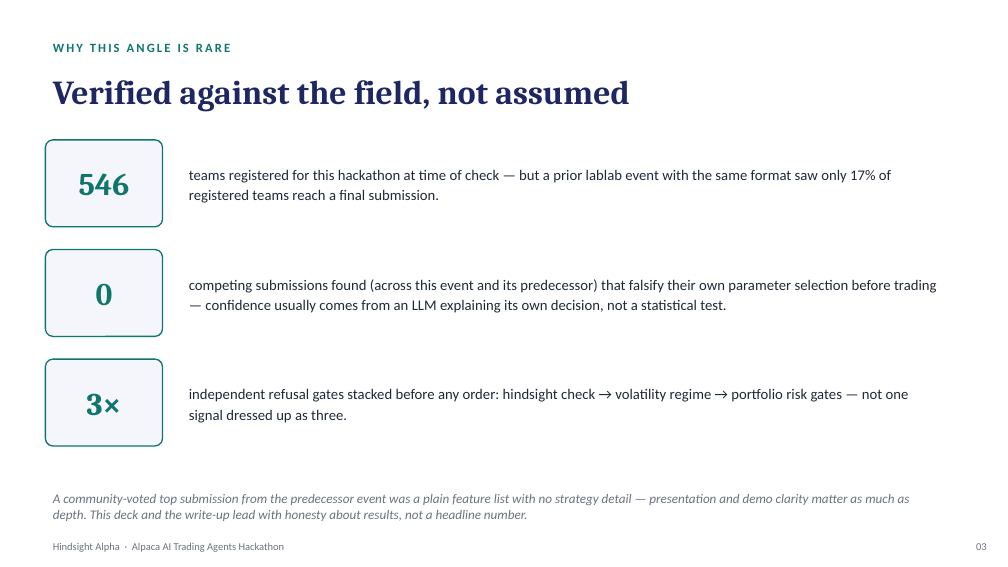
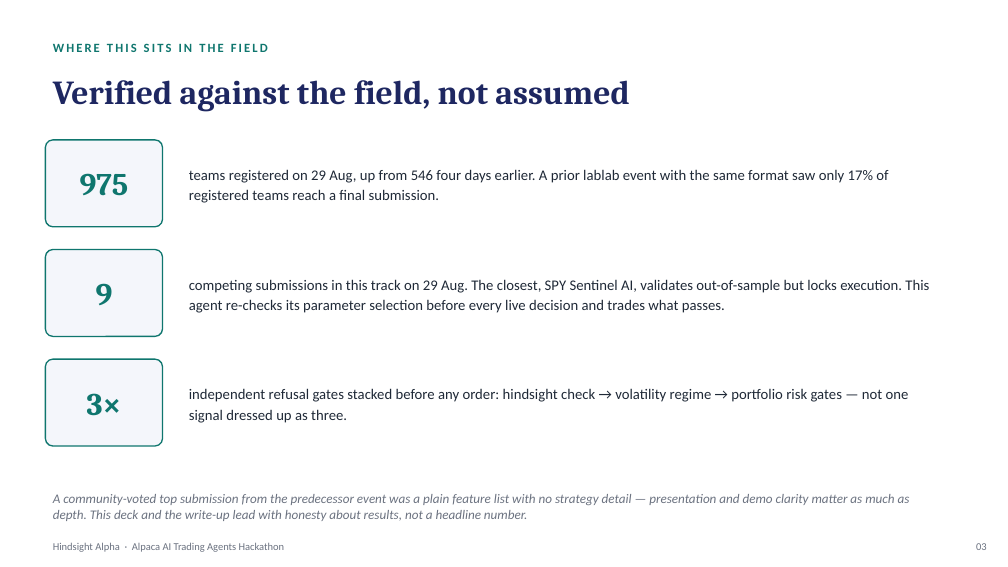
Before and after one commit to s-papy/hindsight-alpha, a slide deck: slide 3 of submission/Hindsight_Alpha_Deck.pptx. Drawn at 1008x567 pixels with LibreOffice and Linux fonts; fonts in the diff are those of the drawing. Boxes give left, top, right and bottom in pixels: in the first picture for what was removed or moved away, otherwise in the second. Text is boxed around its words. In the diff, an @@ line names an element or a change of style, - is before the commit and + after.

Commit message:
Le deck affirmait « 0 concurrents » — il y en a neuf, et un est proche
VERIFIE A LA MAIN sur lablab.ai le 29/08, ce que le garde-fou reclamait
depuis quatre jours sans pouvoir le faire lui-meme.

DEUX CHIFFRES DE LA SLIDE 3 ETAIENT FAUX :

  546 equipes inscrites  ->  ~975 (et ~3 100 participants), mesure sur le
  tableau de bord live de l evenement. Le chiffre a presque double en
  quatre jours et montait encore de +158 equipes sur la seule journee.

  « 0 competing submissions found ... that falsify their own parameter
  selection before trading »  ->  il y en a NEUF dans le track. La plus
  proche, SPY Sentinel AI, deposee le 28/08, annonce noir sur blanc :
  « refusal-to-trade architecture », « out-of-sample validation »,
  « weak or unstable strategies are automatically rejected ».

LA DISTINCTION EXISTE ENCORE, et la slide la dit maintenant au lieu de
compter zero : SPY Sentinel AI valide des STRATEGIES en phase de
recherche et GARDE L EXECUTION VERROUILLEE tant qu un edge n est pas
prouve ; ici le controle de fuite rejoue avant CHAQUE decision en direct,
et ce qui passe est trade.

Le titre « WHY THIS ANGLE IS RARE » devient « WHERE THIS SITS IN THE
FIELD » : « rare » ne tient plus avec neuf concurrents affiches dessous.

Un dossier dont la these est de ne pas affirmer ce qu il n a pas verifie
ne pouvait pas laisser « 0 » sur une slide jugee.

546 ENTRE DANS LA LISTE NOIRE, comme 442 avant lui -- mais le deck le
cite desormais comme repere historique, donc c est le PREMIER USAGE du
champ `exemption`, en place depuis le 25/08 et jamais exerce. Trois tests
le branchent, trois mutations les font tomber.

Mon temoin attribuait d abord le refus a la fenetre de 40 caracteres ; la
mutation qui elargit cette fenetre laisse le cas bloque, donc ce n etait
pas elle qui le tenait. Docstring corrigee sur ce qui a ete mesure -- et
le hook a refuse ce commit une premiere fois parce que cette meme
docstring contenait une sequence d echappement invalide.

CE QUE JE N AI PAS PU FAIRE : rendre la slide. Ni LibreOffice, ni
pdftoppm, ni markitdown sur ce Mac, et le validateur du skill exige
Python 3.10 quand la machine a 3.9.6. Les deux textes de prose sont donc
calibres a la MEME LONGUEUR EXACTE qu avant (159 et 217 caracteres, meme
police, meme corps, meme boite) : ce qui tenait tient. Seul le titre
gagne 6 caracteres, dans une boite de 8 pouces ou il en occupe 2,6.

```diff
--- a/submission/Hindsight_Alpha_Deck.pptx
+++ b/submission/Hindsight_Alpha_Deck.pptx
@@ text at [53,43,268,52]: text changed @@
-WHY THIS ANGLE IS RARE
+WHERE THIS SITS IN THE FIELD
@@ text at [80,173,129,196]: text changed @@
-546
+975
@@ text at [189,169,888,203]: text changed @@
-teams registered for this hackathon at time of check — but a prior lablab event with the same format saw only 17% of registered teams reach a final submission.
+teams registered on 29 Aug, up from 546 four days earlier. A prior lablab event with the same format saw only 17% of registered teams reach a final submission.
@@ text at [96,283,113,305]: text changed @@
-0
+9
@@ text at [189,279,929,313]: text changed @@
-competing submissions found (across this event and its predecessor) that falsify their own parameter selection before trading — confidence usually comes from an LLM explaining its own decision, not a statistical test.
+competing submissions in this track on 29 Aug. The closest, SPY Sentinel AI, validates out-of-sample but locks execution. This agent re-checks its parameter selection before every live decision and trades what passes.
```
Also in this commit, not shown: 2 other files.
